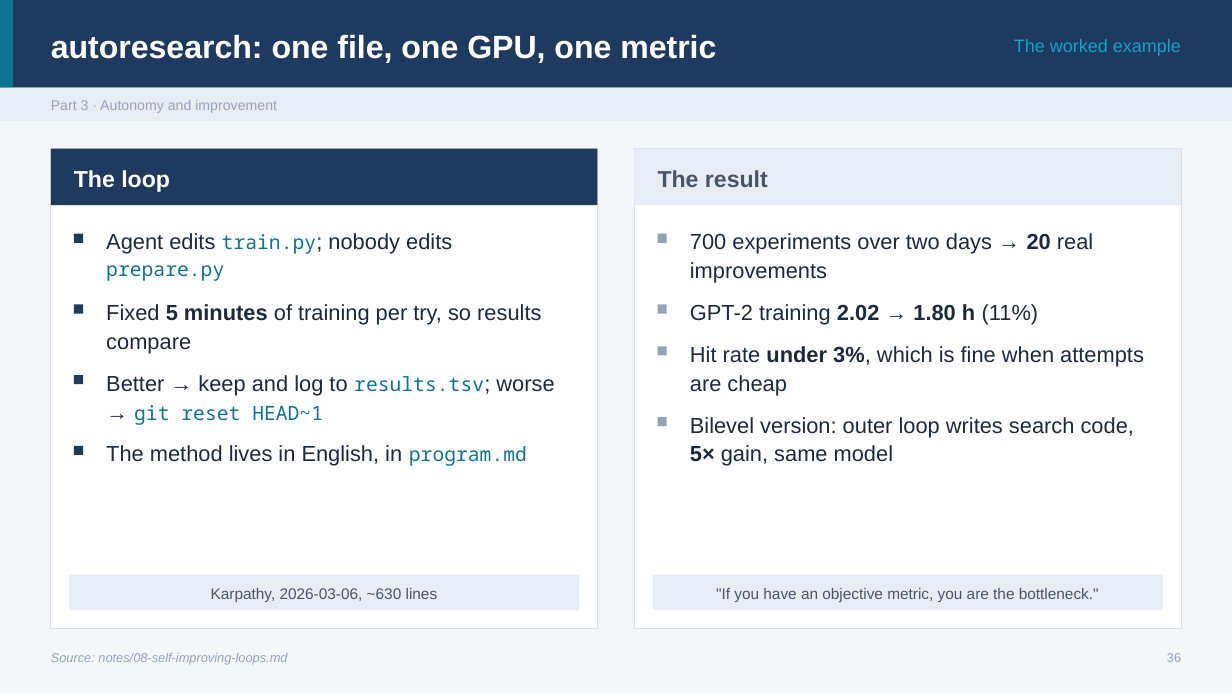
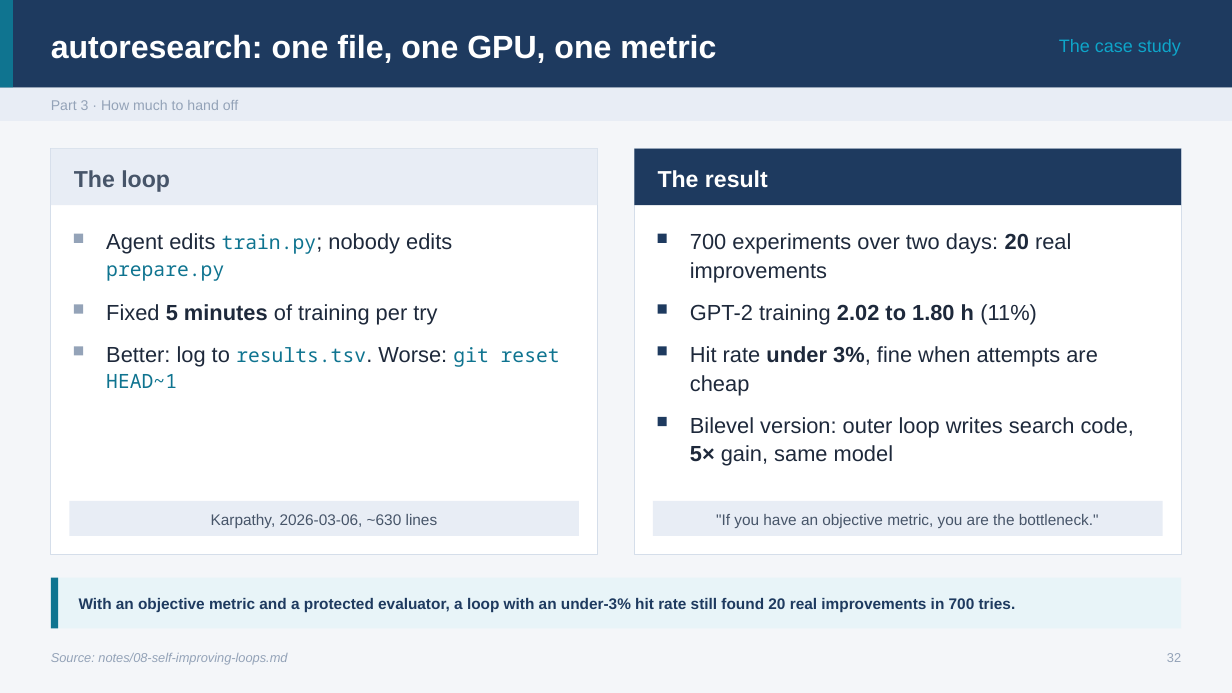
Before and after one commit to ramseywise/learn-ai-engineering, a slide deck: slide 32 of ai-engineering/04-loop-engineering/slides/loop-engineering.pptx (slide 36 before the commit). Drawn at 1232x693 pixels with LibreOffice and Linux fonts; fonts in the diff are those of the drawing. Boxes give left, top, right and bottom in pixels: in the first picture for what was removed or moved away, otherwise in the second. Text is boxed around its words. In the diff, an @@ line names an element or a change of style, - is before the commit and + after.

```diff
--- a/ai-engineering/04-loop-engineering/slides/loop-engineering.pptx
+++ b/ai-engineering/04-loop-engineering/slides/loop-engineering.pptx
@@ text at [1059, 39, 1181, 56]: text changed @@
-The worked example
+The case study
@@ text at [51, 100, 238, 110]: text changed @@
-Part 3 · Autonomy and improvement
+Part 3 · How much to hand off
@@ rectangle: place and size @@
-rectangle at [51, 149, 598, 628]
+rectangle at [51, 149, 598, 555]
@@ rectangle at [51, 149, 598, 205]: fill #1E3A5F to #E8EDF5 @@
@@ text "The loop" at [74, 170, 170, 192]: text colour #FFFFFF to #475569 @@
@@ rectangle: place and size @@
-rectangle at [635, 149, 1182, 628]
+rectangle at [635, 149, 1182, 555]
@@ rectangle at [635, 149, 1182, 205]: fill #E8EDF5 to #1E3A5F @@
@@ text "The result" at [658, 170, 768, 188]: text colour #475569 to #FFFFFF @@
@@ text at [690, 233, 1071, 283]: text changed @@
-700 experiments over two days → 20 real improvements
+700 experiments over two days: 20 real improvements
@@ text at [106, 304, 437, 325]: text changed @@
-Fixed 5 minutes of training per try, so results compare
+Fixed 5 minutes of training per try
@@ text at [690, 304, 1037, 325]: text changed @@
-GPT-2 training 2.02 → 1.80 h (11%)
+GPT-2 training 2.02 to 1.80 h (11%)
@@ fill #1E3A5F to #94A3B8 in 3 elements at [74, 234, 83, 243], [74, 304, 83, 313], [74, 347, 83, 356] @@
@@ rectangle: place and size @@
-rectangle at [74, 375, 83, 384]
+rectangle at [74, 347, 83, 356]
@@ text at [106, 346, 560, 388]: text changed; size 17 to 15.3 pt; font Arial to Noto Sans Mono; text colour #1E293B to #0F7490 @@
-Better → keep and log to results.tsv; worse → git reset HEAD~1
+Better: log to results.tsv. Worse: git reset HEAD~1
@@ text at [690, 346, 1098, 396]: text changed @@
-Hit rate under 3%, which is fine when attempts are cheap
+Hit rate under 3%, fine when attempts are cheap
@@ fill #94A3B8 to #1E3A5F in 4 elements at [658, 234, 667, 243], [658, 304, 667, 313], [658, 347, 667, 356], [658, 417, 667, 426] @@
@@ rectangle removed at [74, 445, 83, 455] @@
@@ text removed at [106, 445, 527, 466] @@
-The method lives in English, in program.md
@@ 2 texts, 2 rectangles: place and size @@
-2 texts, 2 rectangles at [69, 575, 1164, 610]
+2 texts, 2 rectangles at [69, 501, 1164, 536]
@@ rectangle added at [51, 578, 1181, 628], fill #E8F4F8 @@
@@ rectangle added at [51, 578, 58, 628], fill #0F7490 @@
@@ text added at [79, 598, 1016, 612], 12 pt, text #1E3A5F, bold @@
+With an objective metric and a protected evaluator, a loop with an under-3% hit rate still found 20 real improvements in 700 tries.
@@ text at [1167, 653, 1181, 662]: text changed @@
-36
+32
```
Also in this commit, not shown: 33 other slides changed, 11 slides added, 12 slides removed, 52 other files.
